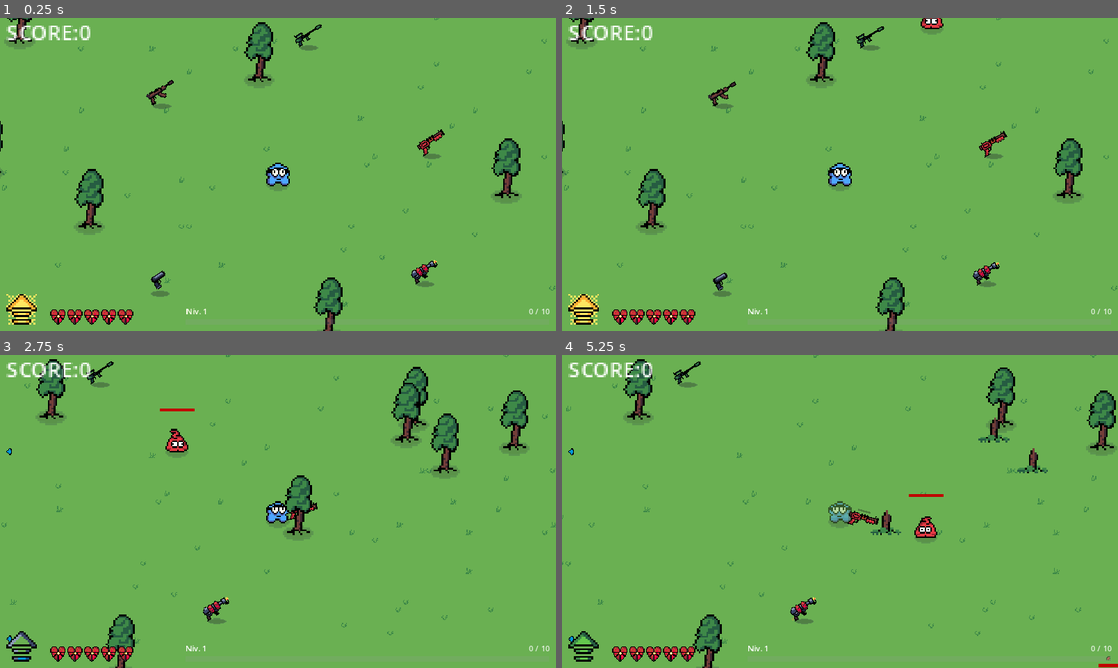
Above: before the commit, frames 1-4 (two rows, left to right).
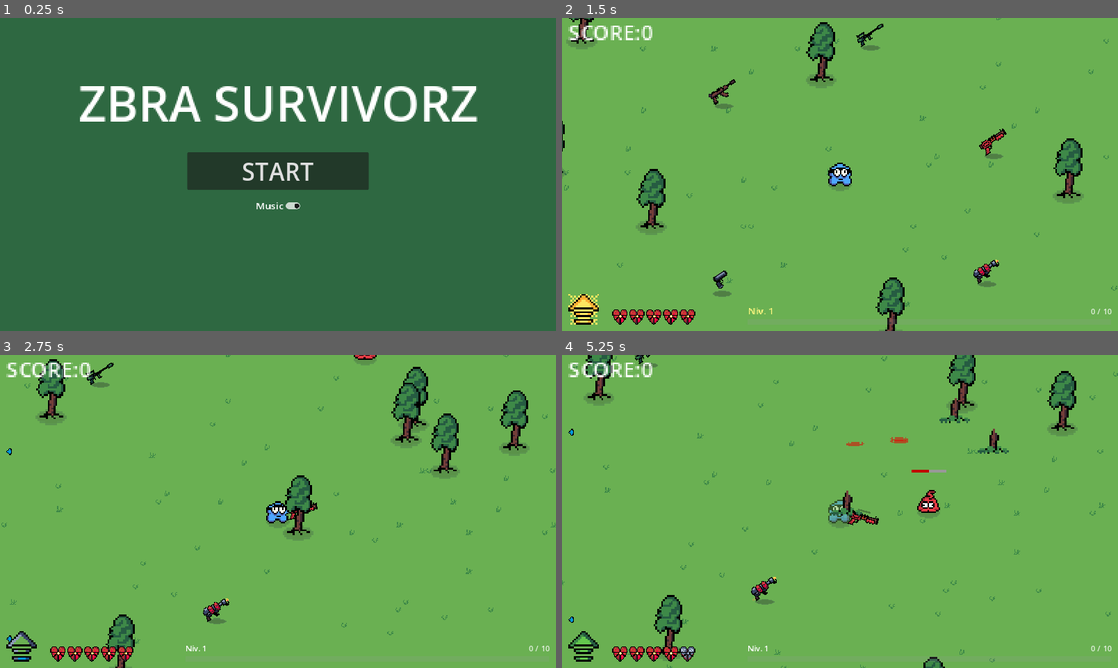
Above: after the commit, the same moments.

Repository: MicCode/zbra-survivors
Game: Godot game, scene res://ui/main_menu.tscn
Same seed, same stepped clock (60 frames per second), same inputs: the game is played once before the commit and once after it. Before the commit the project starts from res://game.tscn.
Inputs (mouse positions are in pixels of both pictures, inside the frame that each line leads up to):
- Up to frame 1 (0.25 s): no input
- Up to frame 2 (1.5 s): click (840, 205) at 0.5 s, where only the run after the commit has a clickable "Music"; click (840, 171) at 1.25 s, where only the run after the commit has a clickable "START"
- Up to frame 3 (2.75 s): move the mouse to (400, 495) at 2.02 s; hold D (move_right) from 2.03 s (still down); hold Space (dash) from 2.03 s (still down)
- Up to frame 4 (5.25 s): move the mouse to (728, 527) at 2.77 s; release D (move_right) at 2.78 s; release Space (dash) at 2.78 s; hold S (move_down) 2.78-3.53 s; tap Space (dash) at 2.85, 3.8, 4.55 s; move the mouse to (895, 442) at 3.52 s; press the mouse at (895, 442) at 3.53 s; hold D (move_right) 3.53-4.28 s; move the mouse to (812, 574) at 4.27 s; release the mouse at (812, 574) at 4.28 s; hold W (move_up) 4.28-5.03 s; tap E (grab) at 4.35 s; move the mouse to (1006, 558) at 5.02 s; hold A (move_left) from 5.03 s (still down); hold Space (dash) from 5.03 s (still down)

The runs differ from the first frame. In frame 1, 99% of the frame differs, in the area x 0-100%, y 0-100%; in frame 2, 0.8%; in frame 3, 0.9%; in frame 4, 8.3%.

Commit message:
feat: added main menu + restart button when game over

Diff:
--- a/game.gd
+++ b/game.gd
@@ -1,6 +1,8 @@
 extends Node2D
 
 func _ready():
+	GameState.reset()
+	get_tree().paused = false
 	GameSettings.apply_audio_settings()
 	%MobSpawnTimer.wait_time = GameState.spawn_time_s
 	%BackMusicPlayer.play()
--- a/globals/classes/player_state.gd
+++ b/globals/classes/player_state.gd
@@ -25,3 +25,21 @@
 var is_dashing = false
 var can_dash = true
 var dash_gauge_value: int = 5 # [0..5] where 0 = empty and 5 = full
+
+
+func reset():
+	is_alive = true
+	max_health = 5
+	health = 5
+	xp = 0.0
+	xp_collect_radius = 100.0
+	level = 1
+	next_level_xp = 10.0
+	move_speed = 300.0
+	damage_cooldown_s = 1.0
+	dash_duration_s = 0.25
+	dash_cooldown_s = 3.0
+	dash_speed_multiplier = 5
+	is_dashing = false
+	can_dash = true
+	dash_gauge_value = 5
--- a/globals/game_state.gd
+++ b/globals/game_state.gd
@@ -10,6 +10,16 @@
 var score: int = 0
 var spawn_time_s: float = 3.0
 var equipped_gun: Gun
+var is_game_over = false
+
+func reset():
+	player_state.reset()
+	score = 0
+	spawn_time_s = 3.0
+	equipped_gun = null
+	is_game_over = false
+	player_state_changed.emit(player_state)
+	score_changed.emit(score)
 
 func _init() -> void:
 	player_state = PlayerState.new()
@@ -24,7 +34,7 @@
 		var excess = player_state.xp - player_state.next_level_xp
 		player_state.xp = excess
 		player_state.next_level_xp += player_state.next_level_xp / 4
-		player_state.level += 1 #TODO we should test if excess is still superior to next_level_xp and add more level if necessary
+		player_state.level += 1 # TODO we should test if excess is still superior to next_level_xp and add more level if necessary
 		player_gained_level.emit(player_state.level)
 
 	emit_player_change()
--- a/player/player.gd
+++ b/player/player.gd
@@ -121,6 +121,7 @@
 	if equiped_gun != null:
 		equiped_gun.queue_free()
 	%Sprite.play("dead")
+	GameState.is_game_over = true
 
 
 func block_pickup():
--- a/project.godot
+++ b/project.godot
@@ -12,7 +12,7 @@
 
 config/name="Zbra Survivors"
 config/version="0.0.1"
-run/main_scene="res://game.tscn"
+run/main_scene="res://ui/main_menu.tscn"
 config/features=PackedStringArray("4.3", "Forward Plus")
 boot_splash/bg_color=Color(1, 1, 1, 1)
 boot_splash/image="res://icon.png"
--- /dev/null
+++ b/ui/game_over_menu.gd
@@ -0,0 +1,9 @@
+extends CanvasLayer
+
+
+func _on_restart_button_pressed() -> void:
+	get_tree().change_scene_to_file("res://game.tscn")
+
+func _on_menu_button_pressed() -> void:
+	get_tree().paused = false
+	get_tree().change_scene_to_file("res://ui/main_menu.tscn")
--- a/ui/game_over_menu.tscn
+++ b/ui/game_over_menu.tscn
@@ -1,4 +1,6 @@
-[gd_scene load_steps=2 format=3 uid="uid://deyu38p7ie4ql"]
+[gd_scene load_steps=3 format=3 uid="uid://deyu38p7ie4ql"]
+
+[ext_resource type="Script" path="res://ui/game_over_menu.gd" id="1_73h2w"]
 
 [sub_resource type="LabelSettings" id="LabelSettings_fpejy"]
 line_spacing = 0.0
@@ -7,6 +9,7 @@
 
 [node name="Game-over" type="CanvasLayer"]
 process_mode = 3
+script = ExtResource("1_73h2w")
 
 [node name="Panel" type="Panel" parent="."]
 anchors_preset = 15
@@ -21,17 +24,43 @@
 anchor_top = 0.5
 anchor_right = 0.5
 anchor_bottom = 0.5
-offset_left = -320.0
-offset_top = -204.0
-offset_right = -184.0
-offset_bottom = -133.0
+offset_left = -265.0
+offset_top = -202.0
+offset_right = -129.0
+offset_bottom = -131.0
 grow_horizontal = 2
 grow_vertical = 2
-scale = Vector2(10, 10)
+scale = Vector2(8, 8)
 pivot_offset = Vector2(39.6535, 17.0154)
 size_flags_horizontal = 4
-text = "GAME
-OVER"
+text = "GAME OVER"
 label_settings = SubResource("LabelSettings_fpejy")
 horizontal_alignment = 1
 vertical_alignment = 1
+
+[node name="RestartButton" type="Button" parent="."]
+anchors_preset = 5
+anchor_left = 0.5
+anchor_right = 0.5
+offset_left = -146.0
+offset_top = 415.0
+offset_right = 146.0
+offset_bottom = 478.0
+grow_horizontal = 2
+theme_override_font_sizes/font_size = 40
+text = "RESTART"
+
+[node name="MenuButton" type="Button" parent="."]
+anchors_preset = 5
+anchor_left = 0.5
+anchor_right = 0.5
+offset_left = -146.0
+offset_top = 492.0
+offset_right = 146.0
+offset_bottom = 555.0
+grow_horizontal = 2
+theme_override_font_sizes/font_size = 25
+text = "MAIN MENU"
+
+[connection signal="pressed" from="RestartButton" to="." method="_on_restart_button_pressed"]
+[connection signal="pressed" from="MenuButton" to="." method="_on_menu_button_pressed"]
--- /dev/null
+++ b/ui/main_menu.gd
@@ -0,0 +1,7 @@
+extends CanvasLayer
+
+func _on_start_button_pressed() -> void:
+	get_tree().change_scene_to_file("res://game.tscn")
+
+func _on_music_toggle_toggled(toggled_on: bool) -> void:
+	GameSettings.enable_music = toggled_on
--- /dev/null
+++ b/ui/main_menu.tscn
@@ -0,0 +1,58 @@
+[gd_scene load_steps=2 format=3 uid="uid://cqy2tfinneg1r"]
+
+[ext_resource type="Script" path="res://ui/main_menu.gd" id="1_lbaws"]
+
+[node name="MainMenu" type="CanvasLayer"]
+script = ExtResource("1_lbaws")
+
+[node name="StartButton" type="Button" parent="."]
+unique_name_in_owner = true
+anchors_preset = 8
+anchor_left = 0.5
+anchor_top = 0.5
+anchor_right = 0.5
+anchor_bottom = 0.5
+offset_left = -188.0
+offset_top = -46.0
+offset_right = 188.0
+offset_bottom = 31.0
+grow_horizontal = 2
+grow_vertical = 2
+size_flags_horizontal = 4
+size_flags_vertical = 4
+theme_override_font_sizes/font_size = 50
+text = "START"
+
+[node name="MusicToggle" type="CheckButton" parent="."]
+unique_name_in_owner = true
+anchors_preset = 8
+anchor_left = 0.5
+anchor_top = 0.5
+anchor_right = 0.5
+anchor_bottom = 0.5
+offset_left = -52.0
+offset_top = 47.0
+offset_right = 53.0
+offset_bottom = 83.0
+grow_horizontal = 2
+grow_vertical = 2
+theme_override_font_sizes/font_size = 20
+button_pressed = true
+text = "Music"
+
+[node name="Label" type="Label" parent="."]
+anchors_preset = 5
+anchor_left = 0.5
+anchor_right = 0.5
+offset_left = -441.0
+offset_top = 106.0
+offset_right = 1.0
+offset_bottom = 175.0
+grow_horizontal = 2
+scale = Vector2(2, 2)
+theme_override_font_sizes/font_size = 50
+text = "ZBRA SURVIVORZ"
+horizontal_alignment = 1
+
+[connection signal="pressed" from="StartButton" to="." method="_on_start_button_pressed"]
+[connection signal="toggled" from="MusicToggle" to="." method="_on_music_toggle_toggled"]
--- a/ui/pause_menu.gd
+++ b/ui/pause_menu.gd
@@ -3,10 +3,14 @@
 var paused = false
 
 func _input(event):
-	if event.is_action_pressed("pause_game"):
+	if event.is_action_pressed("pause_game") && !GameState.is_game_over:
 		paused = !paused
 		get_tree().paused = paused
 		if paused:
 			show()
 		else:
 			hide()
+
+func _on_quit_button_pressed() -> void:
+	get_tree().paused = false
+	get_tree().change_scene_to_file("res://ui/main_menu.tscn")
--- a/ui/pause_menu.tscn
+++ b/ui/pause_menu.tscn
@@ -22,14 +22,31 @@
 anchor_top = 0.5
 anchor_right = 0.5
 anchor_bottom = 0.5
-offset_left = -37.5
-offset_top = -17.0
-offset_right = 37.5
-offset_bottom = 17.0
+offset_left = -37.9999
+offset_top = -99.0
+offset_right = 37.0001
+offset_bottom = -65.0
 grow_horizontal = 2
 grow_vertical = 2
-scale = Vector2(10, 10)
+scale = Vector2(5, 5)
 pivot_offset = Vector2(39.6535, 17.0154)
 size_flags_horizontal = 4
 text = "PAUSE"
 label_settings = SubResource("LabelSettings_fpejy")
+
+[node name="QuitButton" type="Button" parent="."]
+anchors_preset = 8
+anchor_left = 0.5
+anchor_top = 0.5
+anchor_right = 0.5
+anchor_bottom = 0.5
+offset_left = -108.0
+offset_top = 71.0
+offset_right = 1.0
+offset_bottom = 102.0
+grow_horizontal = 2
+grow_vertical = 2
+scale = Vector2(2, 2)
+text = "QUIT"
+
+[connection signal="pressed" from="QuitButton" to="." method="_on_quit_button_pressed"]
